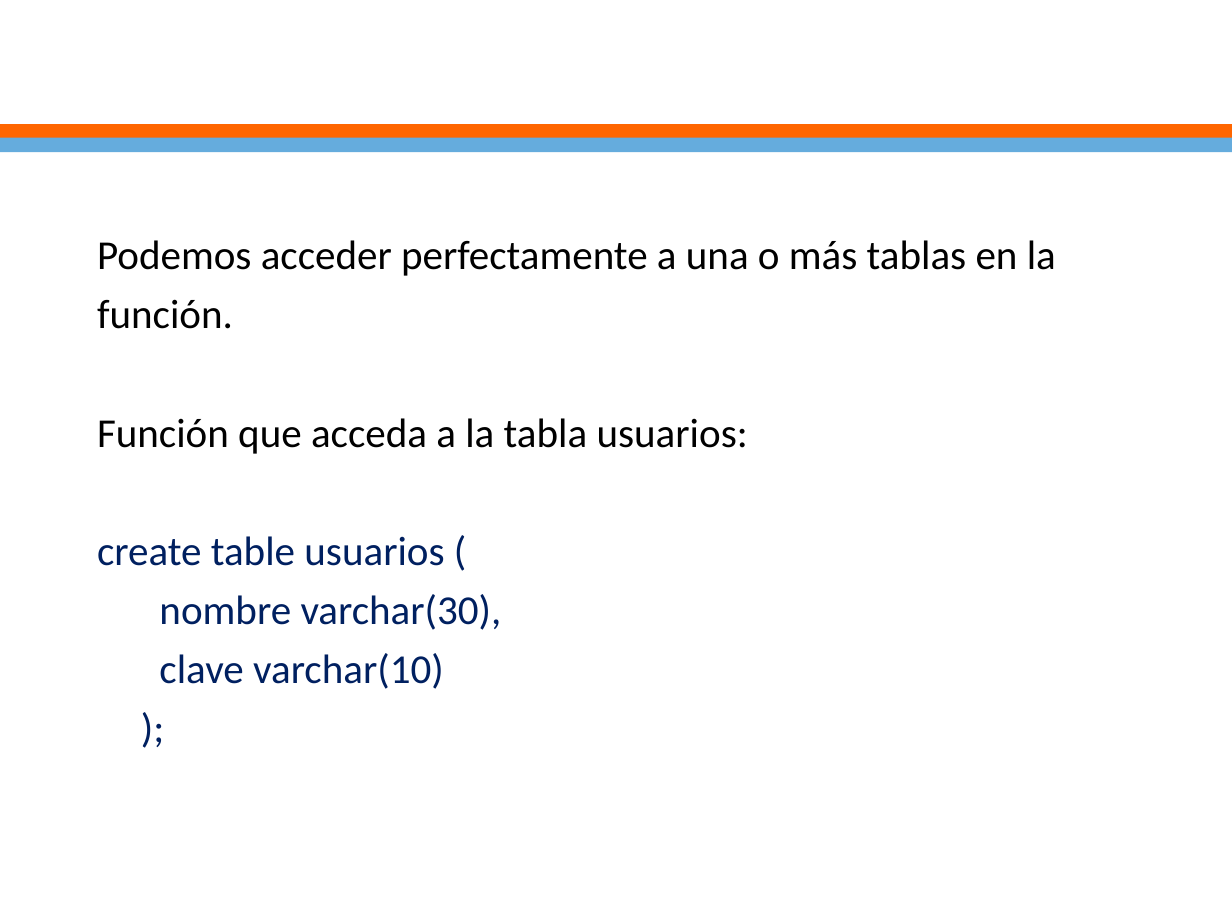
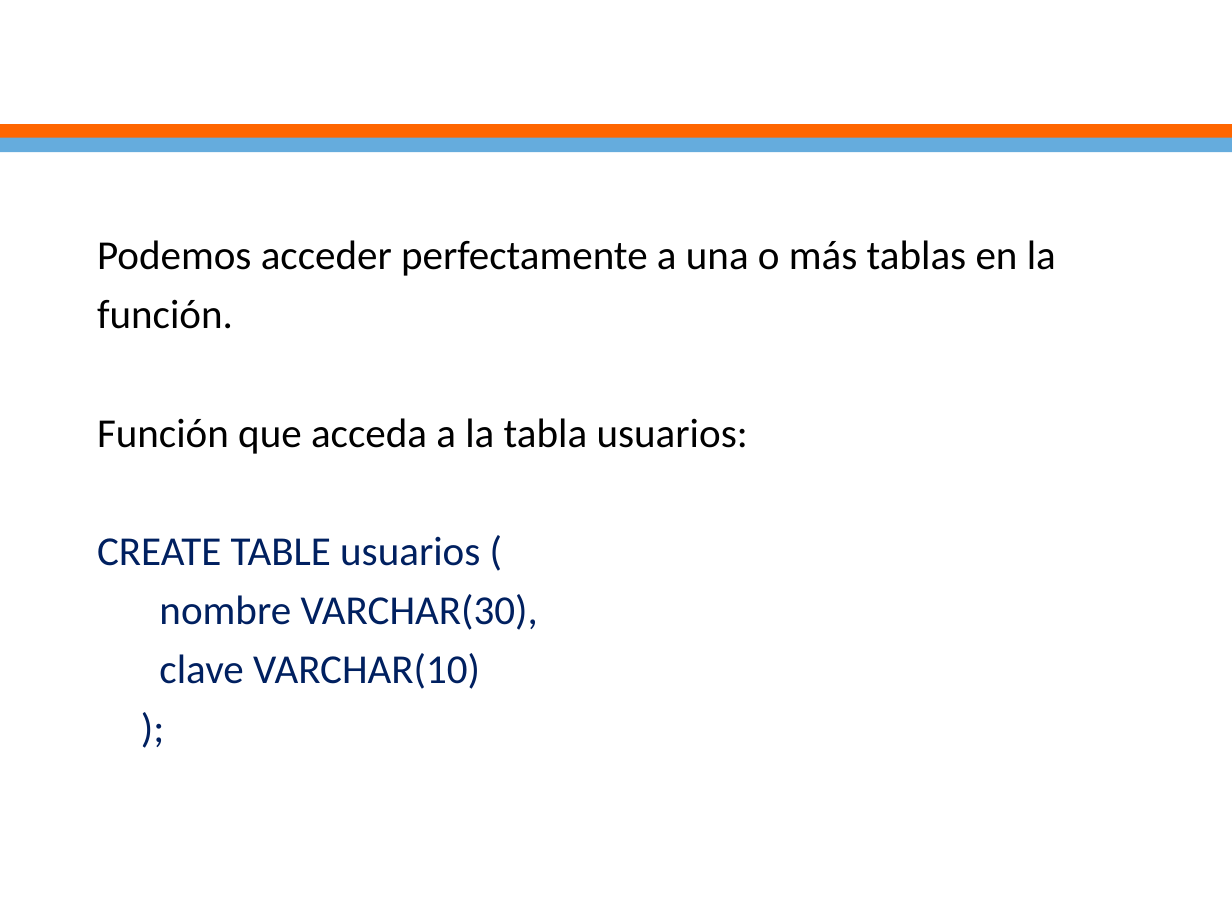
Before and after one commit to ejimenezdelgado/Aplica_db_viernes_1_2017, a slide deck: slide 8 of Clase 8/clase8.pptx. Drawn at 1232x924 pixels with LibreOffice and Linux fonts; fonts in the diff are those of the drawing; background and template pictures are left out. Boxes give left, top, right and bottom in pixels: in the first picture for what was removed or moved away, otherwise in the second. Text is boxed around its words. In the diff, an @@ line names an element or a change of style, - is before the commit and + after.

```diff
--- a/Clase 8/clase8.pptx
+++ b/Clase 8/clase8.pptx
@@ text at <box>97,536,538,689</box>: text changed @@
-create table usuarios (
-nombre varchar(30),
-clave varchar(10)
-);
+CREATE TABLE usuarios (
+nombre VARCHAR(30),
+clave VARCHAR(10)
+);
```
Also in this commit, not shown: 3 other slides changed, 2 other files.
